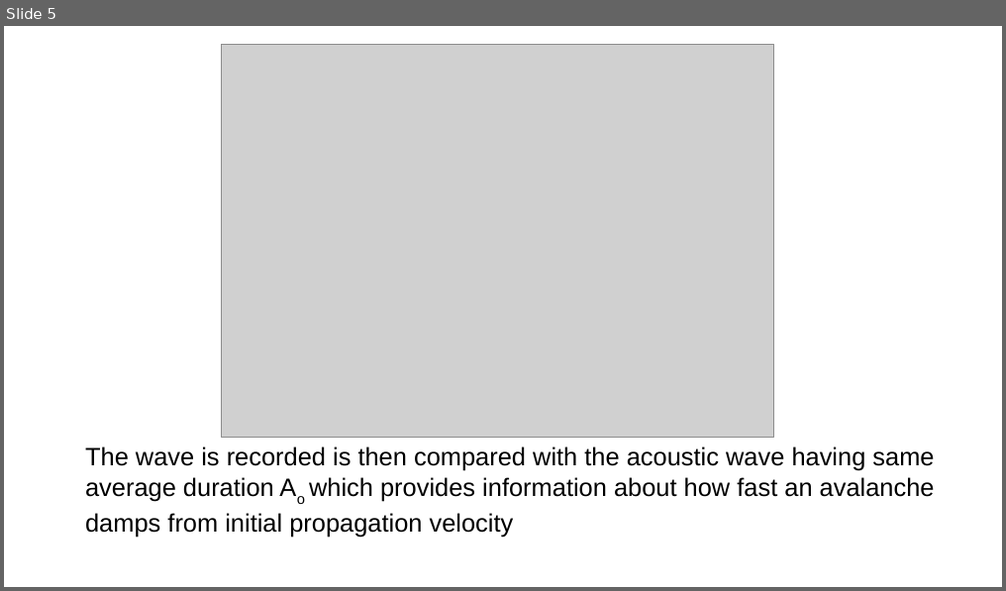
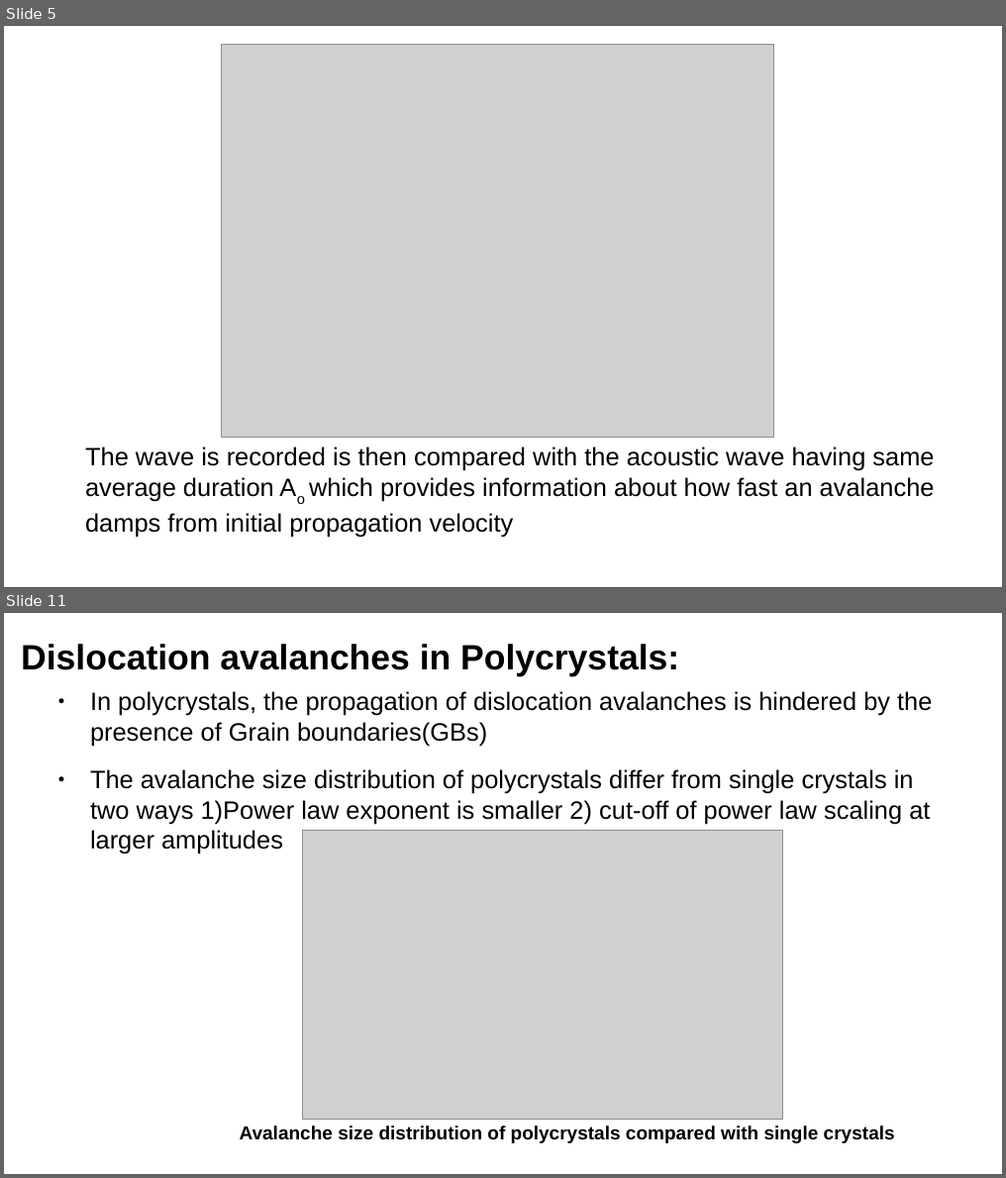
Before and after one commit to ARUN-PRAKASH-95/Journal-club, a slide deck: Presentation/Journalclub.odp. Shown one above the other, each under a label of ours: slide 5 before the commit, slides 5 and 11 after it; the slides between them are not shown. The pictures are 1006x591 and 1006x1178 pixels, drawn with LibreOffice and Linux fonts; fonts in the diff are those of the drawing; grey boxes stand for pictures. Boxes give left, top, right and bottom in pixels: in the first picture for what was removed or moved away, otherwise in the second. Text is boxed around its words. In the diff, an @@ line names an element or a change of style, - is before the commit and + after.

```diff
--- a/Presentation/Journalclub.odp
+++ b/Presentation/Journalclub.odp
@@ slide 11 added at [4, 613, 1002, 1174], background #FFFFFF @@
@@ title added at [21, 644, 679, 677], 28 pt, text #000000, bold @@
+Dislocation avalanches in Polycrystals:
@@ text added at [90, 691, 932, 855], 20 pt, text #000000 @@
+● In polycrystals, the propagation of dislocation avalanches is hindered by the presence of Grain boundaries(GBs)
+● The avalanche size distribution of polycrystals differ from single crystals in two ways 1)Power law exponent is smaller 2) cut-off of power law scaling at larger amplitudes
@@ picture added at [303, 831, 783, 1120] @@
@@ text added at [240, 1126, 895, 1144], 15 pt, text #000000, bold @@
+Avalanche size distribution of polycrystals compared with single crystals
```
Also in this commit, not shown: 2 slides changed, 6 other slides added, 3 other files.
